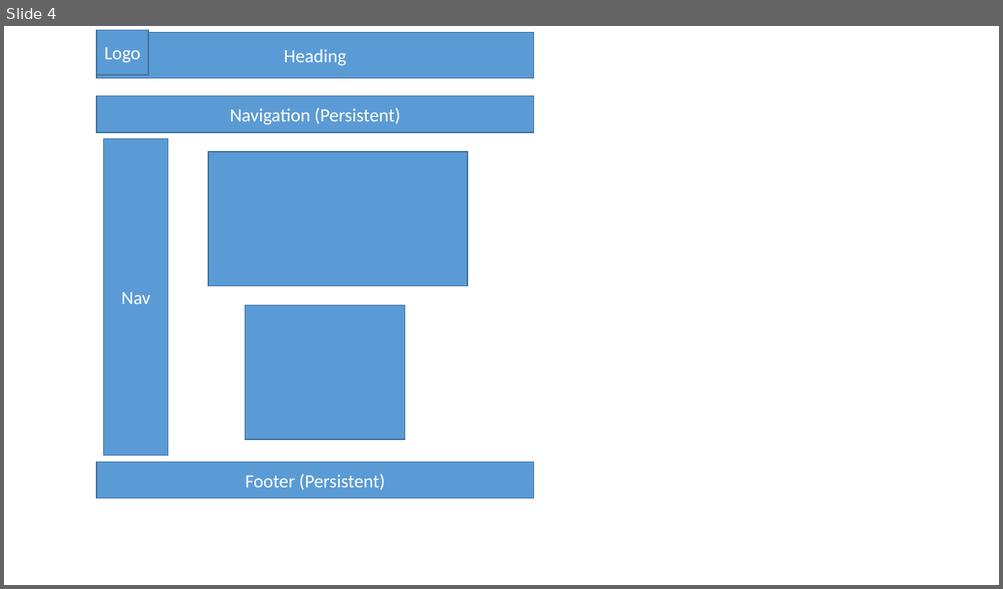
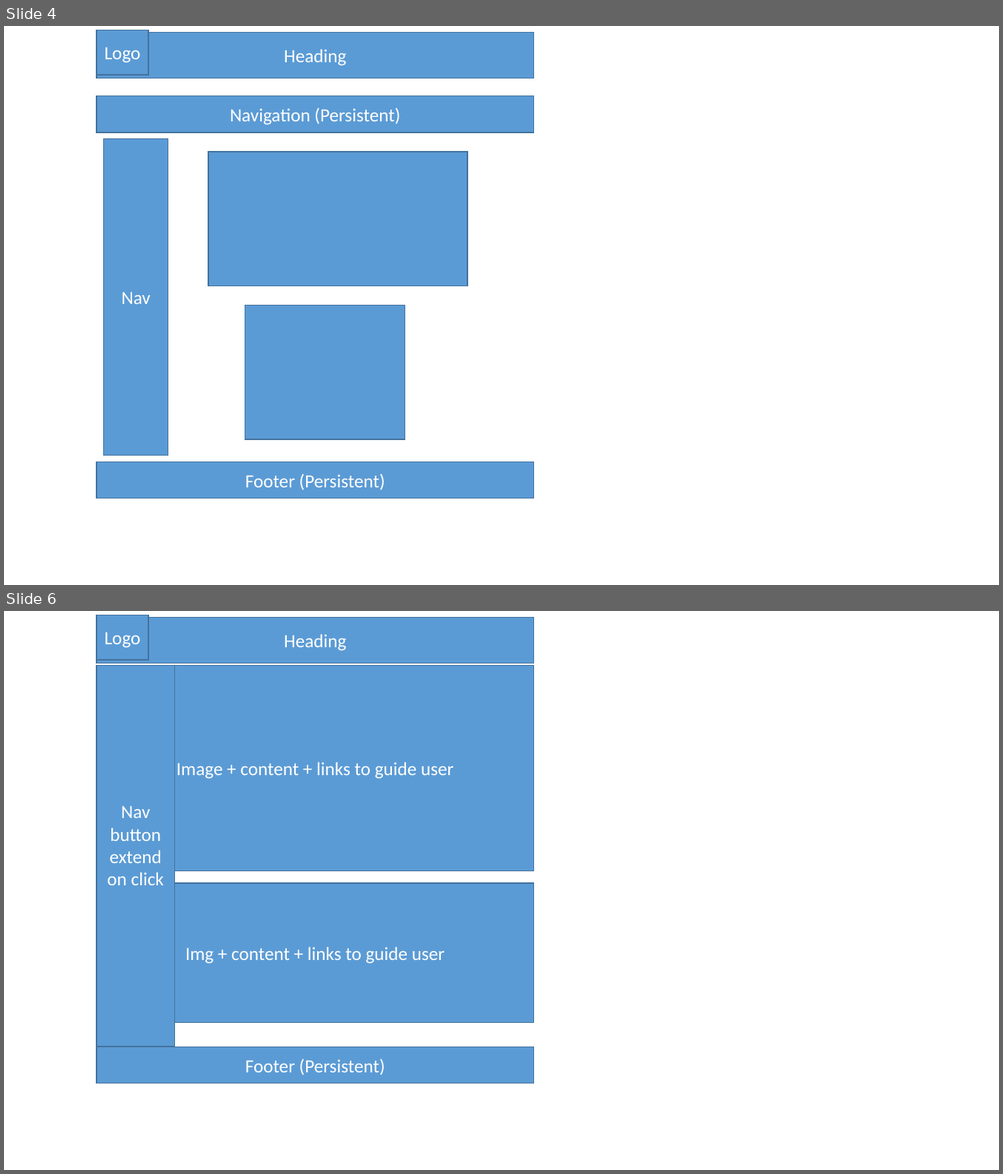
Before and after one commit to patrickmccall/html5-group-project, a slide deck: project-files/group-project-sketches.pptx. Shown one above the other, each under a label of ours: slide 4 before the commit, slides 4 and 6 after it; the slides between them are not shown. The pictures are 1003x589 and 1003x1174 pixels, drawn with LibreOffice and Linux fonts; fonts in the diff are those of the drawing. Boxes give left, top, right and bottom in pixels: in the first picture for what was removed or moved away, otherwise in the second. Text is boxed around its words. In the diff, an @@ line names an element or a change of style, - is before the commit and + after.

Commit message:
Better Content

```diff
--- a/project-files/group-project-sketches.pptx
+++ b/project-files/group-project-sketches.pptx
@@ slide 6 added at bbox=[4, 611, 999, 1170], background #FFFFFF @@
@@ rectangle added at bbox=[96, 617, 534, 664], fill #5B9BD5, outline #43739E 1 pt, 18 pt, text #FFFFFF @@
+Heading
@@ rectangle added at bbox=[96, 615, 149, 660], fill #5B9BD5, outline #43739E 1 pt, 18 pt, text #FFFFFF @@
+Logo
@@ rectangle added at bbox=[96, 666, 534, 871], fill #5B9BD5, outline #43739E 1 pt, 18 pt, text #FFFFFF @@
+Image + content + links to guide user
@@ rectangle added at bbox=[96, 666, 175, 1048], fill #5B9BD5, outline #43739E 1 pt, 18 pt, text #FFFFFF @@
+Nav button extend on click
@@ rectangle added at bbox=[96, 883, 534, 1023], fill #5B9BD5, outline #43739E 1 pt, 18 pt, text #FFFFFF @@
+Img + content + links to guide user
@@ rectangle added at bbox=[96, 1048, 534, 1084], fill #5B9BD5, outline #43739E 1 pt, 18 pt, text #FFFFFF @@
+Footer (Persistent)
```
Also in this commit, not shown: 1 other slide added, 1 other file.
